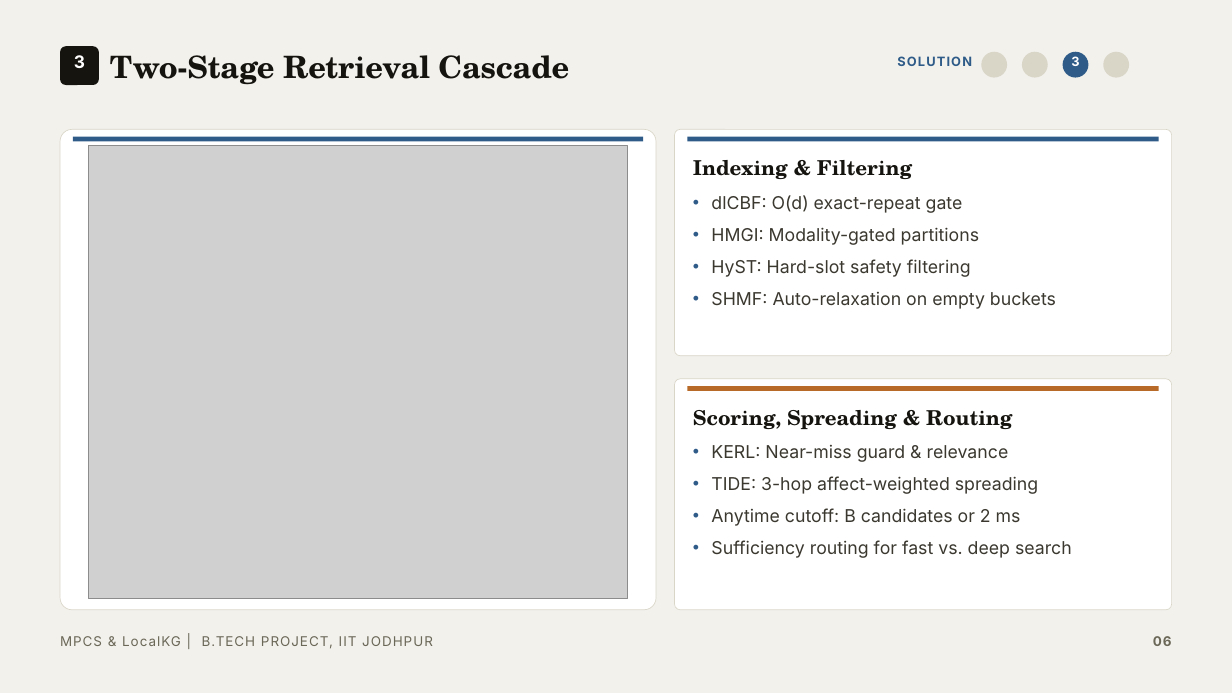
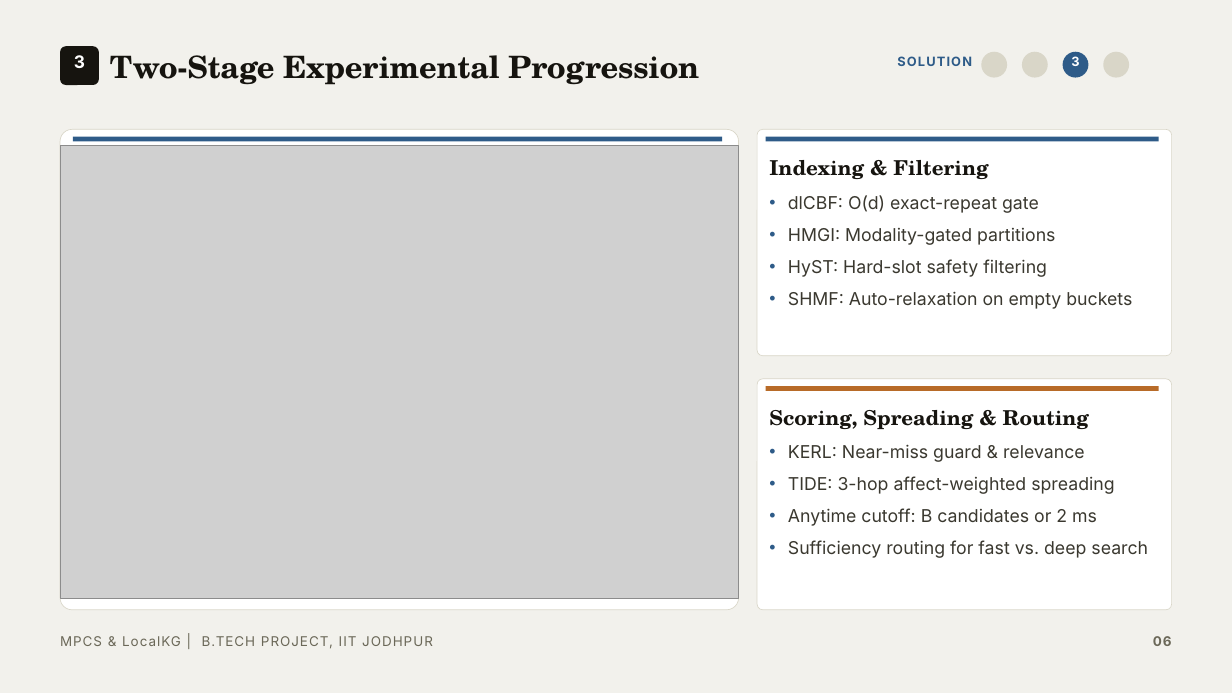
Before and after one commit to AurindumBanerjee/MPCS, a slide deck: slide 6 of report/PPT/BTP_PPT_Clean.pptx. Drawn at 1232x693 pixels with LibreOffice and Linux fonts; fonts in the diff are those of the drawing; grey boxes stand for pictures. Boxes give left, top, right and bottom in pixels: in the first picture for what was removed or moved away, otherwise in the second. Text is boxed around its words. In the diff, an @@ line names an element or a change of style, - is before the commit and + after.

```diff
--- a/report/PPT/BTP_PPT_Clean.pptx
+++ b/report/PPT/BTP_PPT_Clean.pptx
@@ title at bbox=[110, 55, 699, 85]: text changed @@
-Two-Stage Retrieval Cascade
+Two-Stage Experimental Progression
@@ picture: place and size @@
-picture at bbox=[88, 146, 628, 599]
+picture at bbox=[60, 146, 738, 599]
@@ rounded rectangle: place and size @@
-rounded rectangle at bbox=[60, 129, 656, 610]
+rounded rectangle at bbox=[60, 129, 738, 610]
@@ rectangle: place and size @@
-rectangle at bbox=[73, 137, 643, 141]
+rectangle at bbox=[73, 137, 723, 141]
@@ rounded rectangle: place and size @@
-rounded rectangle at bbox=[675, 129, 1172, 356]
+rounded rectangle at bbox=[757, 129, 1172, 356]
@@ rectangle: place and size @@
-rectangle at bbox=[688, 137, 1159, 141]
+rectangle at bbox=[766, 137, 1159, 141]
@@ text "Indexing & Filtering": place and size @@
-text "Indexing & Filtering" at bbox=[693, 160, 1056, 309]
+text "Indexing & Filtering" at bbox=[769, 160, 1132, 309]
@@ rounded rectangle: place and size @@
-rounded rectangle at bbox=[675, 379, 1172, 610]
+rounded rectangle at bbox=[757, 379, 1172, 610]
@@ rectangle: place and size @@
-rectangle at bbox=[688, 386, 1159, 391]
+rectangle at bbox=[766, 386, 1159, 391]
@@ text "Scoring, Spreading & Routing": place and size @@
-text "Scoring, Spreading & Routing" at bbox=[693, 410, 1072, 558]
+text "Scoring, Spreading & Routing" at bbox=[769, 410, 1148, 558]
```
Also in this commit, not shown: 8 other slides changed, 1 slide added, 1 other file.
